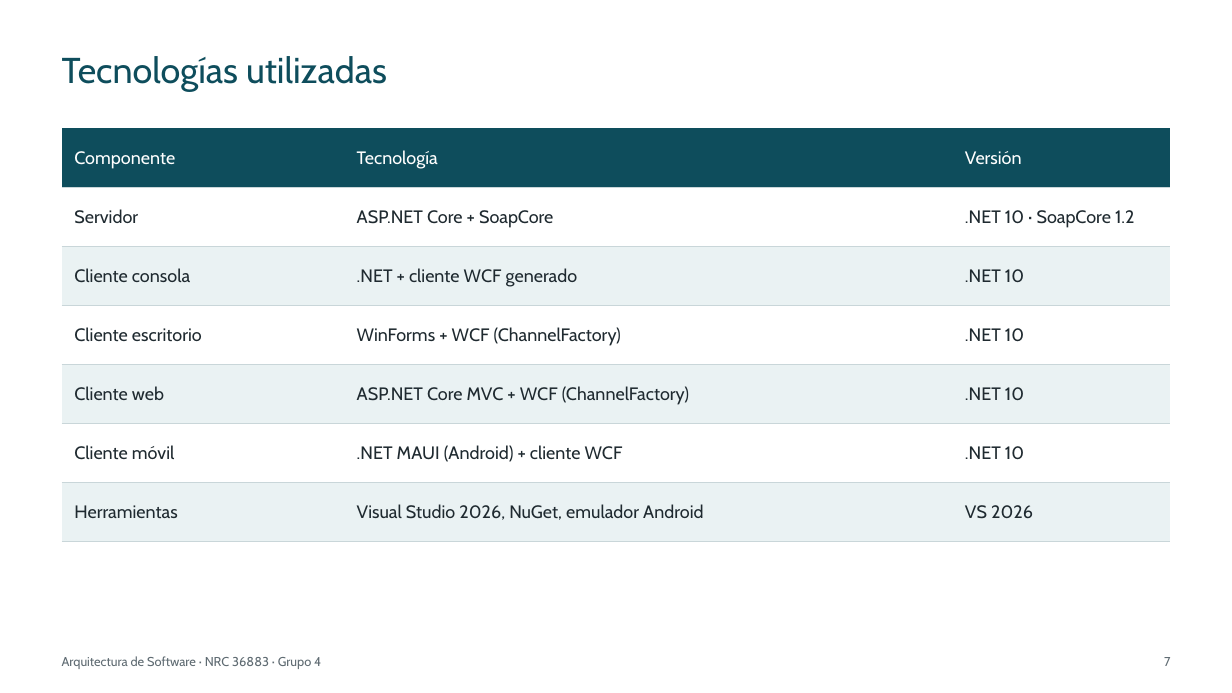
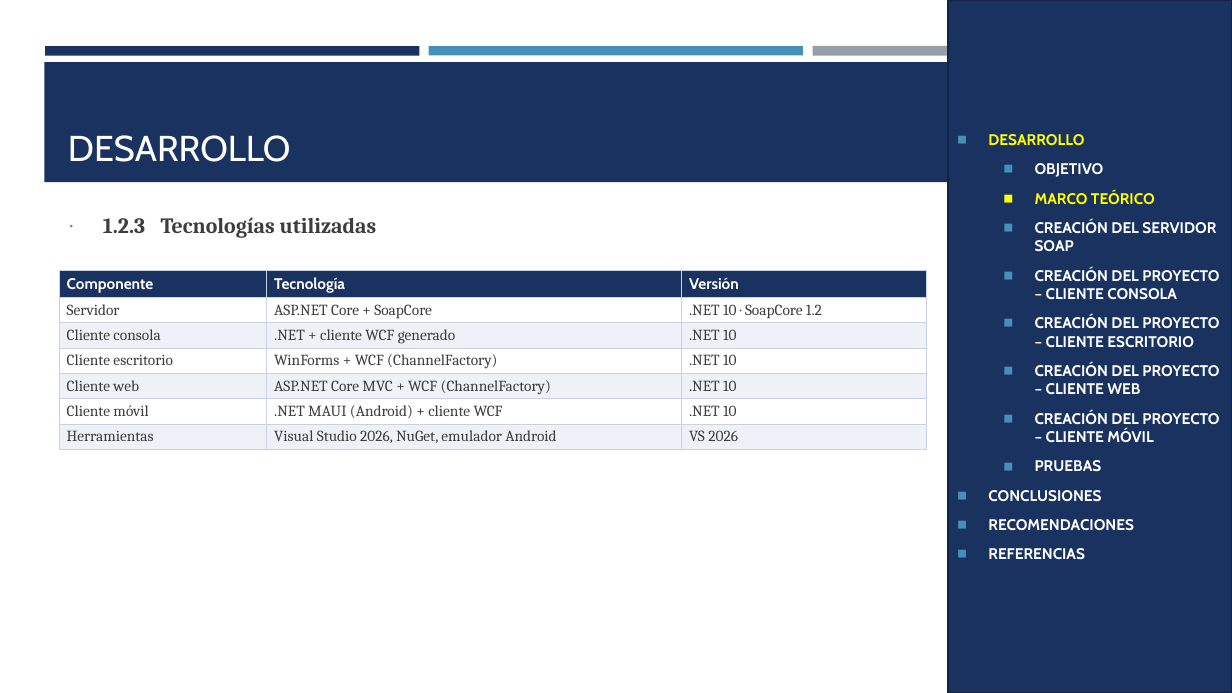
Before and after one commit to IMarcusDev/TI.1.2.-PAO202651_SOAP_DOTNET_SINBDD_NRC_36883_GR04, a slide deck: slide 6 of 05. DOCUMENTACION/PRESENTACION TI.1.2. SOAP sin BDD en DOTNET GR4.pptx (slide 7 before the commit). Drawn at 1232x693 pixels with LibreOffice and Linux fonts; fonts in the diff are those of the drawing. Boxes give left, top, right and bottom in pixels: in the first picture for what was removed or moved away, otherwise in the second. Text is boxed around its words. In the diff, an @@ line names an element or a change of style, - is before the commit and + after.

```diff
--- a/05. DOCUMENTACION/PRESENTACION TI.1.2. SOAP sin BDD en DOTNET GR4.pptx
+++ b/05. DOCUMENTACION/PRESENTACION TI.1.2. SOAP sin BDD en DOTNET GR4.pptx
@@ rectangle added at <box>948,0,1232,693</box>, fill #1A3260, outline #122446 1.75 pt, 12 pt, text #FFFFFF, bold @@
+◼ DESARROLLO
+  ◼ OBJETIVO
+  ◼ MARCO TEÓRICO
+  ◼ CREACIÓN DEL SERVIDOR SOAP
+  ◼ CREACIÓN DEL PROYECTO – CLIENTE CONSOLA
+  ◼ CREACIÓN DEL PROYECTO – CLIENTE ESCRITORIO
+  ◼ CREACIÓN DEL PROYECTO – CLIENTE WEB
+  ◼ CREACIÓN DEL PROYECTO – CLIENTE MÓVIL
+  ◼ PRUEBAS
+◼ CONCLUSIONES
+◼ RECOMENDACIONES
+◼ REFERENCIAS
@@ rectangle added at <box>45,46,420,55</box>, fill #1A3260 @@
@@ title removed at <box>62,56,387,92</box> @@
-Tecnologías utilizadas
@@ rectangle added at <box>429,46,803,55</box>, fill #4590B8 @@
@@ rectangle added at <box>812,46,1187,56</box>, fill #969FA7 @@
@@ rectangle added at <box>44,62,1188,182</box>, fill #1A3260 @@
@@ title added at <box>68,135,291,162</box>, 28 pt, text #FFFFFF @@
+DESARROLLO
@@ text added at <box>103,217,377,238</box>, 17 pt, text #3D3D3D, bold @@
+∙ 1.2.3 Tecnologías utilizadas
@@ table at <box>59,271,927,450</box> @@
@@ fill #0E4D5C to #1A3260 in row 1 @@
@@ fill #EAF2F3 to #EEF2F8 in 9 cells @@
@@ size 14 to 12 pt, font Cabin to Cambria, text colour #1F2A30 to #3D3D3D @@
@@ bold on in "Componente", "Tecnología", "Versión" @@
@@ borders changed @@
@@ table: place and size @@
-table at <box>62,128,1171,542</box>
+table at <box>59,271,927,450</box>
@@ text removed at <box>62,656,321,669</box> @@
-Arquitectura de Software · NRC 36883 · Grupo 4
@@ page number removed at <box>1164,657,1170,666</box> @@
-7
```
Also in this commit, not shown: 22 other slides changed, 7 slides added, 15 slides removed.
